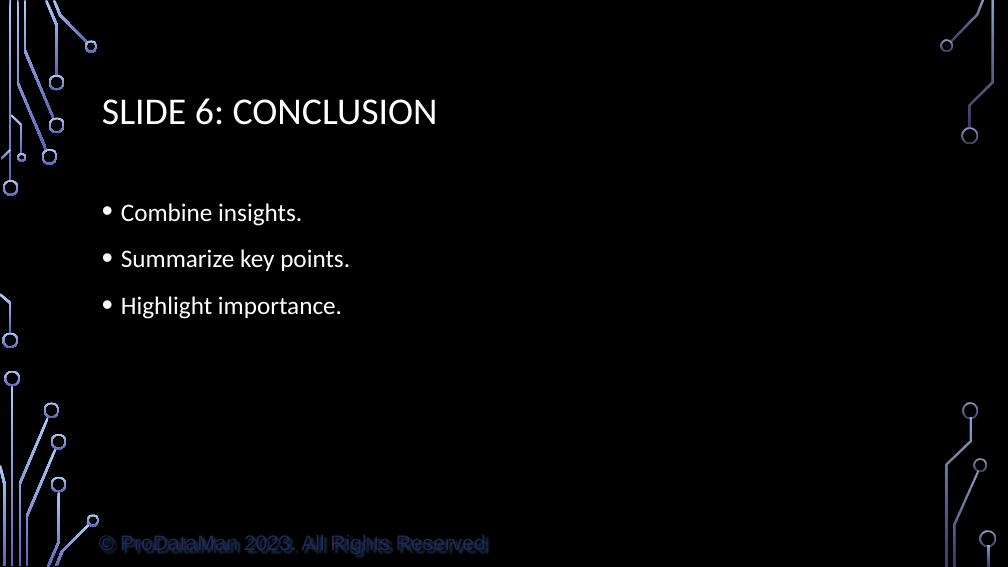
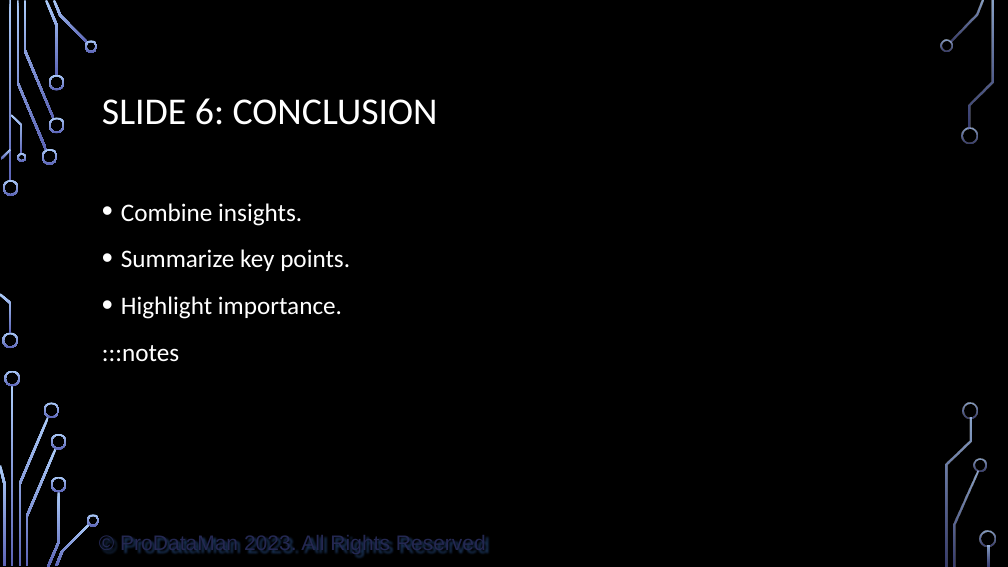
Before and after one commit to ProDataMan/Data-Literacy, a slide deck: slide 7 of Chapter09.pptx (slide 6 before the commit). Drawn at 1008x567 pixels with LibreOffice and Linux fonts; fonts in the diff are those of the drawing; background and template pictures are left out. Boxes give left, top, right and bottom in pixels: in the first picture for what was removed or moved away, otherwise in the second. Text is boxed around its words. In the diff, an @@ line names an element or a change of style, - is before the commit and + after.

```diff
--- a/Chapter09.pptx
+++ b/Chapter09.pptx
@@ text at (102,345,179,361): paragraph added @@
+:::notes
```
Also in this commit, not shown: 1 other slide changed, 1 slide added, 1 other file.
